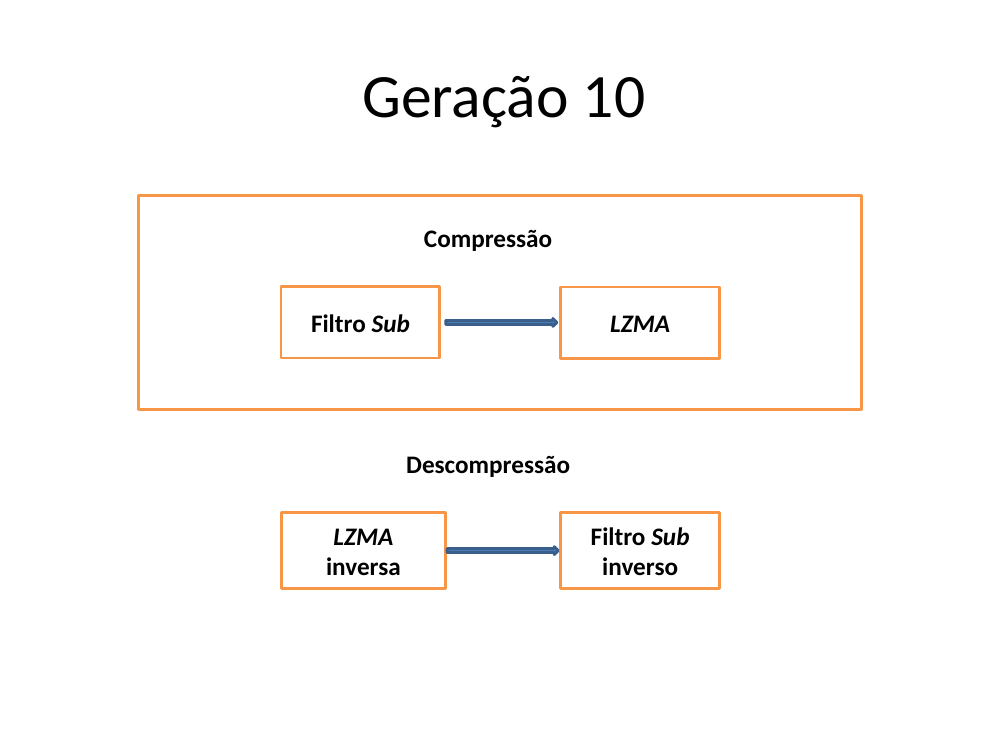
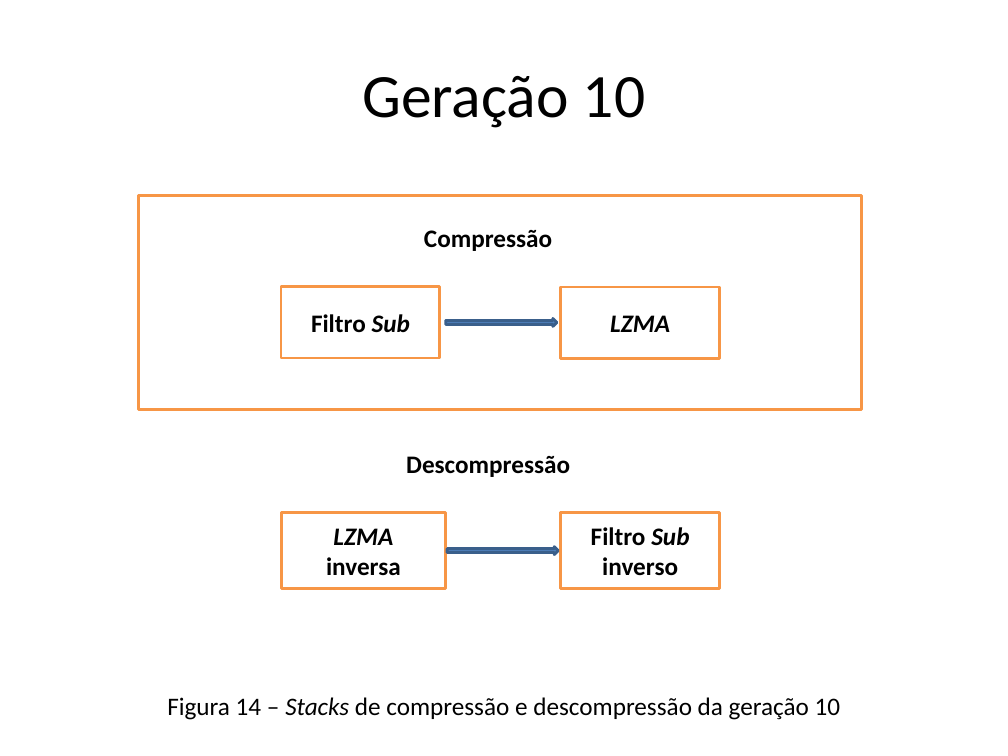
Before and after one commit to smartlord7/EntropicCompressor, a slide deck: slide 15 of research/report/Apresentação.pptx. Drawn at 1008x756 pixels with LibreOffice and Linux fonts; fonts in the diff are those of the drawing. Boxes give left, top, right and bottom in pixels: in the first picture for what was removed or moved away, otherwise in the second. Text is boxed around its words. In the diff, an @@ line names an element or a change of style, - is before the commit and + after.

```diff
--- a/research/report/Apresentação.pptx
+++ b/research/report/Apresentação.pptx
@@ text added at [167,697,841,720], 18 pt, text #000000 @@
+Figura 14 – Stacks de compressão e descompressão da geração 10
```
Also in this commit, not shown: 9 other slides changed.
